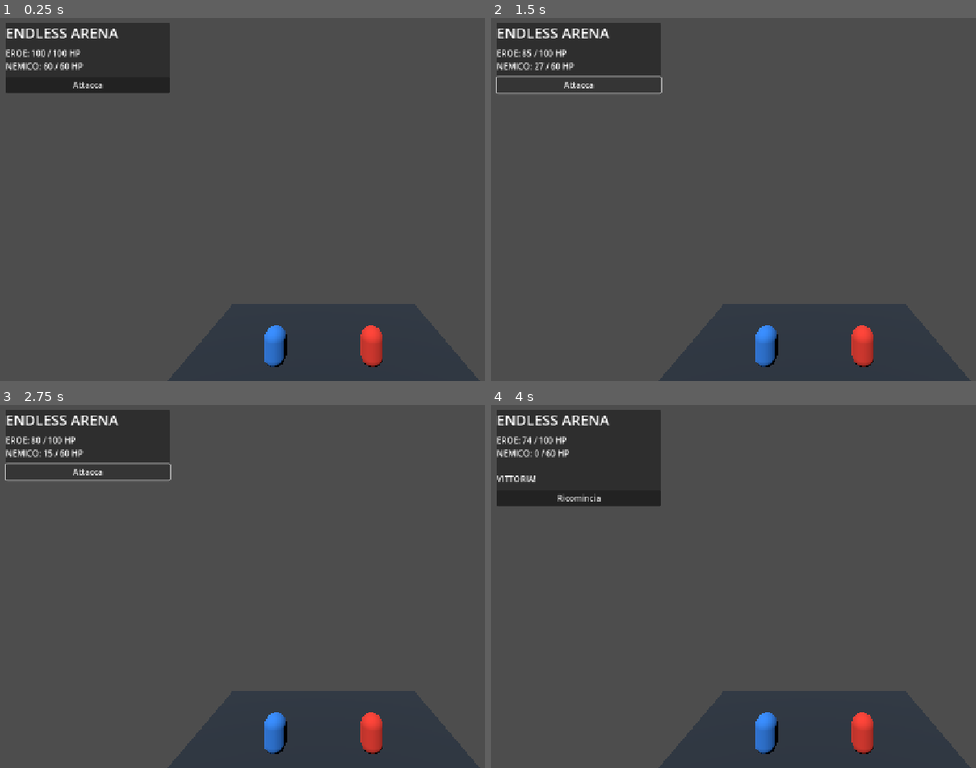
Above: before the commit, frames 1-4 (two rows, left to right).
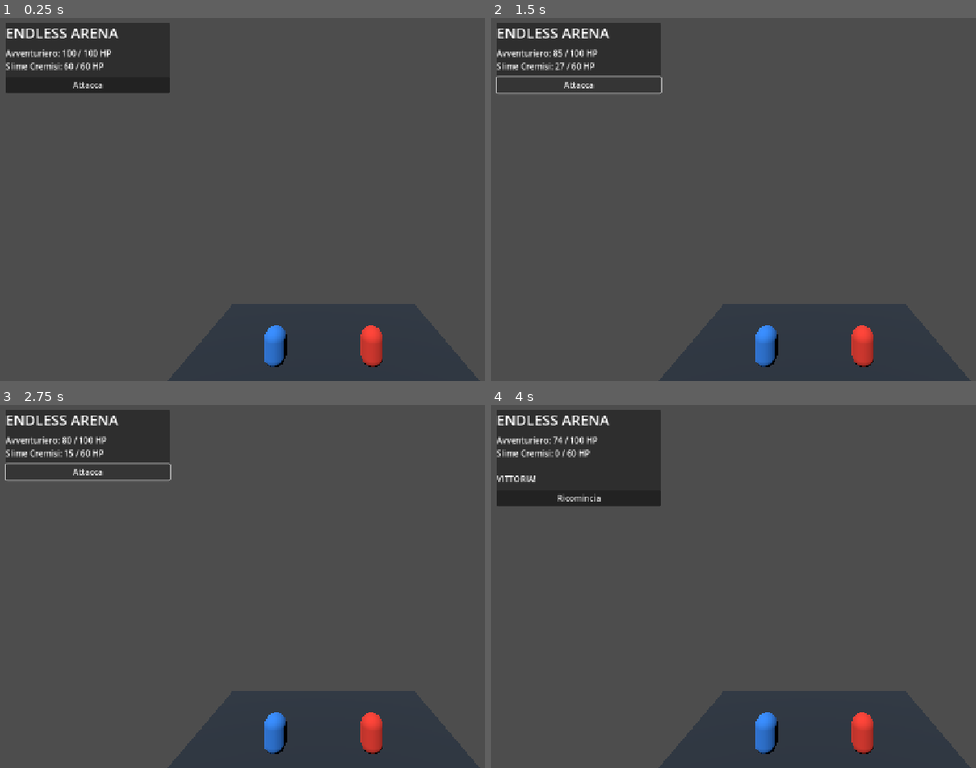
Above: after the commit, the same moments.

Repository: konakona185-gif/Super-spork-K7-school
Game: Godot game, scene res://scenes/main.tscn
The game is run twice, just before and just after one commit, with the same random seed, the same clock (stepped at 60 frames per second) and the same inputs.
Inputs:
- Up to frame 1 (0.25 s): no input
- Up to frame 2 (1.5 s): click "Attacca" at 0.5 s; click "Attacca" at 1.25 s
- Up to frame 3 (2.75 s): click "Attacca" at 2 s
- Up to frame 4 (4 s): tap Enter at 2.75 s; tap Space at 3.5 s

The runs differ from the first frame. In frame 1, 0.6% of the frame differs, in the area x 1-23%, y 8-15%; in frame 2, 0.6%; in frame 3, 0.6%; in frame 4, 0.6%.

Commit message:
Update main.gd

Diff:
--- a/scripts/main.gd
+++ b/scripts/main.gd
@@ -1,11 +1,11 @@
 
 extends Node3D
 
-const HERO_MAX_HP: int = 100
-const ENEMY_MAX_HP: int = 60
-
-var hero_hp: int = HERO_MAX_HP
-var enemy_hp: int = ENEMY_MAX_HP
+var hero_data: Dictionary = {}
+var enemy_data: Dictionary = {}
+
+var hero_hp: int = 0
+var enemy_hp: int = 0
 var battle_over: bool = false
 var rng := RandomNumberGenerator.new()
 
@@ -17,9 +17,89 @@
 
 func _ready() -> void:
 	rng.randomize()
+
+	if not _load_character_data():
+		_show_data_error()
+		return
+
+	hero_hp = int(hero_data["stats"]["hp"])
+	enemy_hp = int(enemy_data["stats"]["hp"])
+
 	_build_arena()
 	_build_ui()
 	_update_ui()
+
+func _load_character_data() -> bool:
+	var file_path := "res://data/characters.json"
+
+	if not FileAccess.file_exists(file_path):
+		push_error("File non trovato: " + file_path)
+		return false
+
+	var file := FileAccess.open(file_path, FileAccess.READ)
+	if file == null:
+		push_error("Impossibile aprire characters.json")
+		return false
+
+	var json := JSON.new()
+	var parse_result := json.parse(file.get_as_text())
+
+	if parse_result != OK:
+		push_error("Errore JSON: " + json.get_error_message())
+		return false
+
+	var content = json.data
+
+	if not content is Dictionary:
+		push_error("Il contenuto JSON deve essere un oggetto.")
+		return false
+
+	if not content.has("hero") or not content.has("enemy"):
+		push_error("Il JSON deve contenere hero ed enemy.")
+		return false
+
+	hero_data = content["hero"]
+	enemy_data = content["enemy"]
+
+	if not hero_data is Dictionary or not enemy_data is Dictionary:
+		push_error("Dati di hero o enemy non validi.")
+		return false
+
+	if not hero_data.has("stats") or not enemy_data.has("stats"):
+		push_error("Mancano le statistiche dei combattenti.")
+		return false
+
+	if not hero_data["stats"] is Dictionary or not enemy_data["stats"] is Dictionary:
+		push_error("Il campo stats deve essere un oggetto.")
+		return false
+
+	for key in ["hp", "attack_min", "attack_max"]:
+		if not hero_data["stats"].has(key) or not enemy_data["stats"].has(key):
+			push_error("Statistica mancante: " + key)
+			return false
+
+	if int(hero_data["stats"]["hp"]) <= 0 or int(enemy_data["stats"]["hp"]) <= 0:
+		push_error("Gli HP iniziali devono essere maggiori di zero.")
+		return false
+
+	if int(hero_data["stats"]["attack_min"]) > int(hero_data["stats"]["attack_max"]):
+		push_error("Intervallo di attacco dell'eroe non valido.")
+		return false
+
+	if int(enemy_data["stats"]["attack_min"]) > int(enemy_data["stats"]["attack_max"]):
+		push_error("Intervallo di attacco del nemico non valido.")
+		return false
+
+	return true
+
+func _show_data_error() -> void:
+	var layer := CanvasLayer.new()
+	add_child(layer)
+
+	var message := Label.new()
+	message.text = "Errore nei dati dei personaggi.\nControlla data/characters.json."
+	message.position = Vector2(20, 20)
+	layer.add_child(message)
 
 func _build_arena() -> void:
 	var floor_mesh := MeshInstance3D.new()
@@ -101,16 +181,19 @@
 	layout.add_child(restart_button)
 
 func _update_ui() -> void:
-	status_label.text = "EROE: %d / %d HP\nNEMICO: %d / %d HP" % [
-		hero_hp, HERO_MAX_HP, enemy_hp, ENEMY_MAX_HP
+	status_label.text = "%s: %d / %d HP\n%s: %d / %d HP" % [
+		str(hero_data["name"]),
+		hero_hp,
+		int(hero_data["stats"]["hp"]),
+		str(enemy_data["name"]),
+		enemy_hp,
+		int(enemy_data["stats"]["hp"])
 	]
 
 	if hero_hp <= 0:
 		status_label.text += "\n\nSCONFITTA!"
 	elif enemy_hp <= 0:
 		status_label.text += "\n\nVITTORIA!"
-	elif battle_over:
-		status_label.text += "\n\nBattaglia terminata."
 
 	attack_button.visible = not battle_over
 	restart_button.visible = battle_over
@@ -119,7 +202,13 @@
 	if battle_over:
 		return
 
-	var hero_damage := rng.randi_range(12, 20)
+	var hero_stats: Dictionary = hero_data["stats"]
+	var enemy_stats: Dictionary = enemy_data["stats"]
+
+	var hero_damage := rng.randi_range(
+		int(hero_stats["attack_min"]),
+		int(hero_stats["attack_max"])
+	)
 	enemy_hp = max(0, enemy_hp - hero_damage)
 
 	if enemy_hp <= 0:
@@ -127,7 +216,10 @@
 		_update_ui()
 		return
 
-	var enemy_damage := rng.randi_range(5, 12)
+	var enemy_damage := rng.randi_range(
+		int(enemy_stats["attack_min"]),
+		int(enemy_stats["attack_max"])
+	)
 	hero_hp = max(0, hero_hp - enemy_damage)
 
 	if hero_hp <= 0:
@@ -136,7 +228,7 @@
 	_update_ui()
 
 func _on_restart_pressed() -> void:
-	hero_hp = HERO_MAX_HP
-	enemy_hp = ENEMY_MAX_HP
+	hero_hp = int(hero_data["stats"]["hp"])
+	enemy_hp = int(enemy_data["stats"]["hp"])
 	battle_over = false
 	_update_ui()
